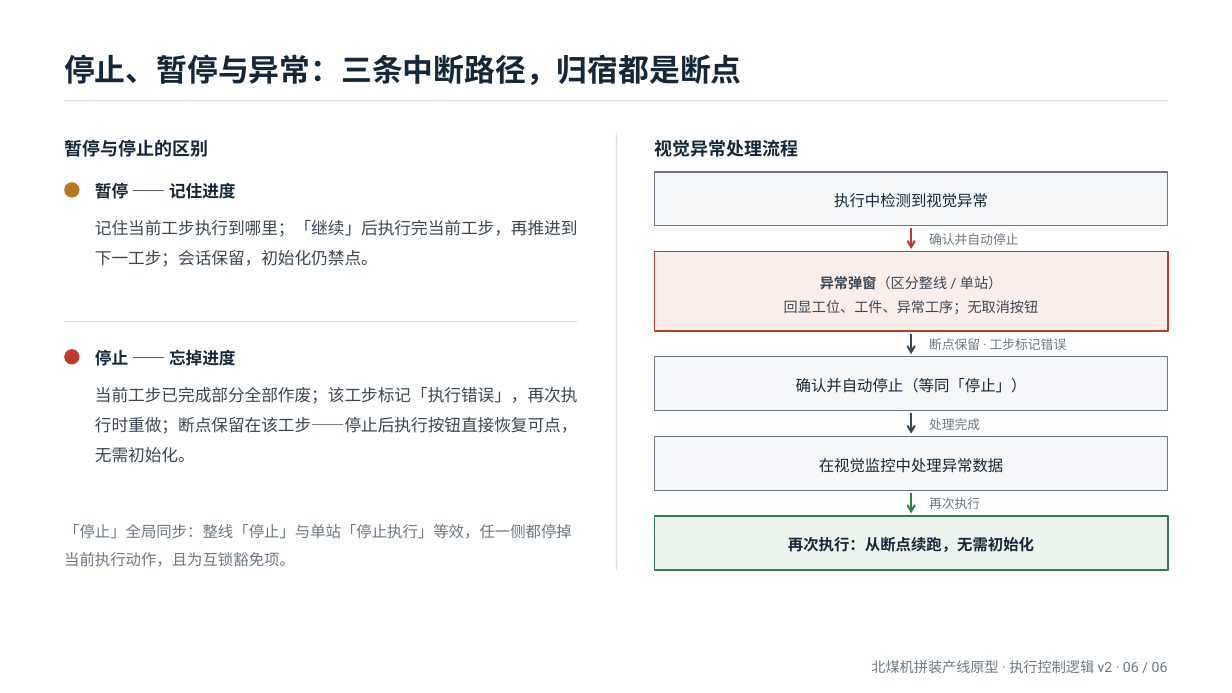
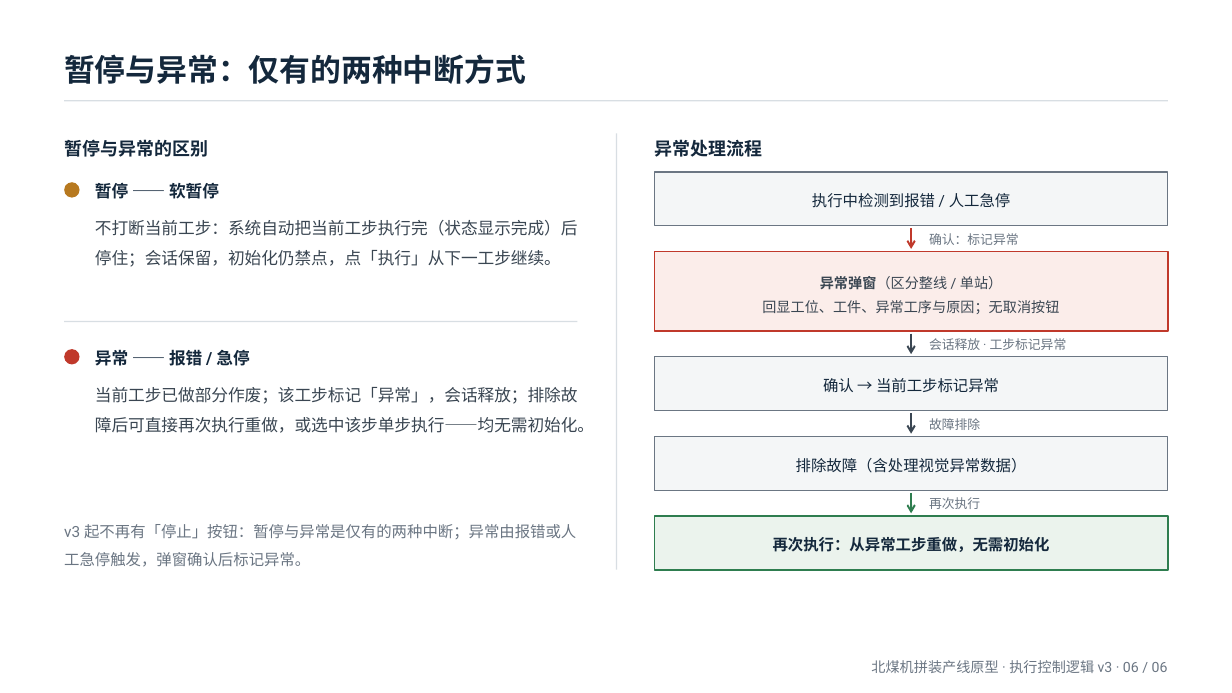
Before and after one commit to chenghe12581-ops/beimei-assembly-line-demo, a slide deck: slide 6 of docs/generated/execution-control-flow/执行按钮逻辑流程图.pptx. Drawn at 1232x693 pixels with LibreOffice and Linux fonts; fonts in the diff are those of the drawing. Boxes give left, top, right and bottom in pixels: in the first picture for what was removed or moved away, otherwise in the second. Text is boxed around its words. In the diff, an @@ line names an element or a change of style, - is before the commit and + after.

Commit message:
执行按钮逻辑 v3：删除停止按钮，执行/暂停两态+软暂停，异常标记中断，单步精简为仅执行工步

```diff
--- a/docs/generated/execution-control-flow/执行按钮逻辑流程图.pptx
+++ b/docs/generated/execution-control-flow/执行按钮逻辑流程图.pptx
@@ text at (64, 54, 526, 84): text changed @@
-停止、暂停与异常：三条中断路径，归宿都是断点
+暂停与异常：仅有的两种中断方式
@@ text at (64, 139, 208, 157): text changed @@
-暂停与停止的区别
+暂停与异常的区别
@@ text at (655, 139, 763, 157): text changed @@
-视觉异常处理流程
+异常处理流程
@@ text at (95, 180, 219, 202): text changed @@
-暂停 —— 记住进度
+暂停 —— 软暂停
@@ text at (812, 193, 1011, 208): text changed @@
-执行中检测到视觉异常
+执行中检测到报错 / 人工急停
@@ text at (95, 220, 578, 267): text changed @@
-记住当前工步执行到哪里；「继续」后执行完当前工步，再推进到下一工步；会话保留，初始化仍禁点。
+不打断当前工步：系统自动把当前工步执行完（状态显示完成）后停住；会话保留，初始化仍禁点，点「执行」从下一工步继续。
@@ text at (929, 233, 1019, 245): text changed @@
-确认并自动停止
+确认：标记异常
@@ text at (762, 300, 1059, 314): text changed @@
-回显工位、工件、异常工序；无取消按钮
+回显工位、工件、异常工序与原因；无取消按钮
@@ text at (95, 347, 249, 369): text changed @@
-停止 —— 忘掉进度
+异常 —— 报错 / 急停
@@ text at (929, 338, 1067, 350): text changed @@
-断点保留 · 工步标记错误
+会话释放 · 工步标记异常
@@ text at (95, 387, 594, 433): text changed @@
-当前工步已完成部分全部作废；该工步标记「执行错误」，再次执行时重做；断点保留在该工步——停止后执行按钮直接恢复可点，无需初始化。
+当前工步已做部分作废；该工步标记「异常」，会话释放；排除故障后可直接再次执行重做，或选中该步单步执行——均无需初始化。
@@ text at (823, 378, 999, 393): text changed @@
-确认并自动停止（等同「停止」）
+确认 → 当前工步标记异常
@@ text at (929, 418, 980, 430): text changed @@
-处理完成
+故障排除
@@ text at (796, 458, 1027, 473): text changed @@
-在视觉监控中处理异常数据
+排除故障（含处理视觉异常数据）
@@ text at (64, 524, 576, 567): text changed @@
-「停止」全局同步：整线「停止」与单站「停止执行」等效，任一侧都停掉当前执行动作，且为互锁豁免项。
+v3 起不再有「停止」按钮：暂停与异常是仅有的两种中断；异常由报错或人工急停触发，弹窗确认后标记异常。
@@ text at (773, 537, 1050, 552): text changed @@
-再次执行：从断点续跑，无需初始化
+再次执行：从异常工步重做，无需初始化
@@ text at (871, 660, 1168, 673): text changed @@
-北煤机拼装产线原型 · 执行控制逻辑 v2 · 06 / 06
+北煤机拼装产线原型 · 执行控制逻辑 v3 · 06 / 06
```
Also in this commit, not shown: 5 other slides changed, 5 other files.
